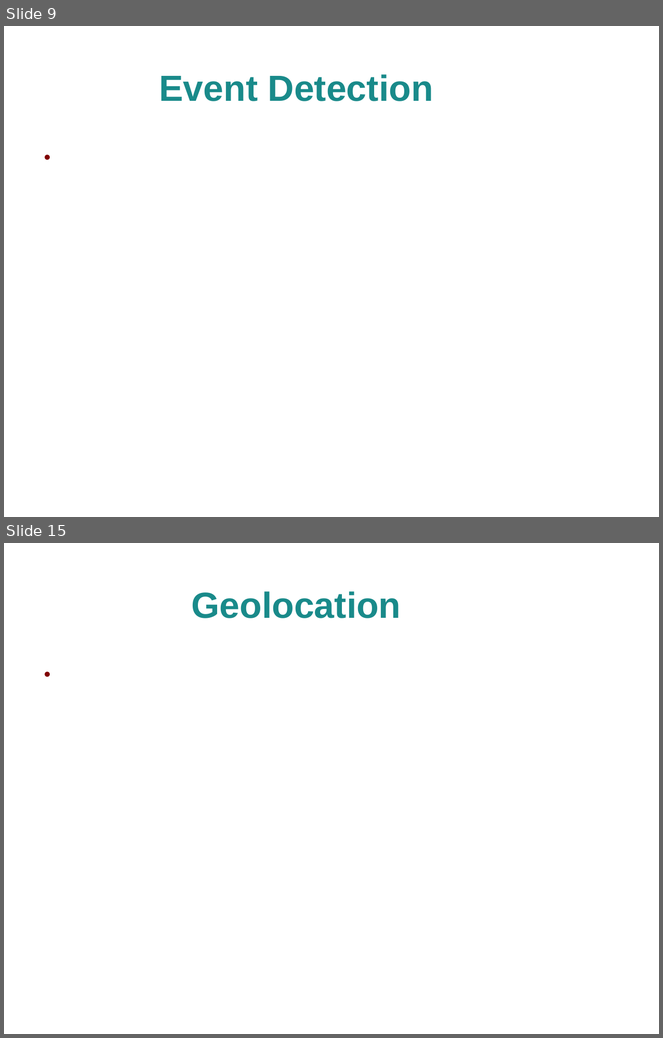
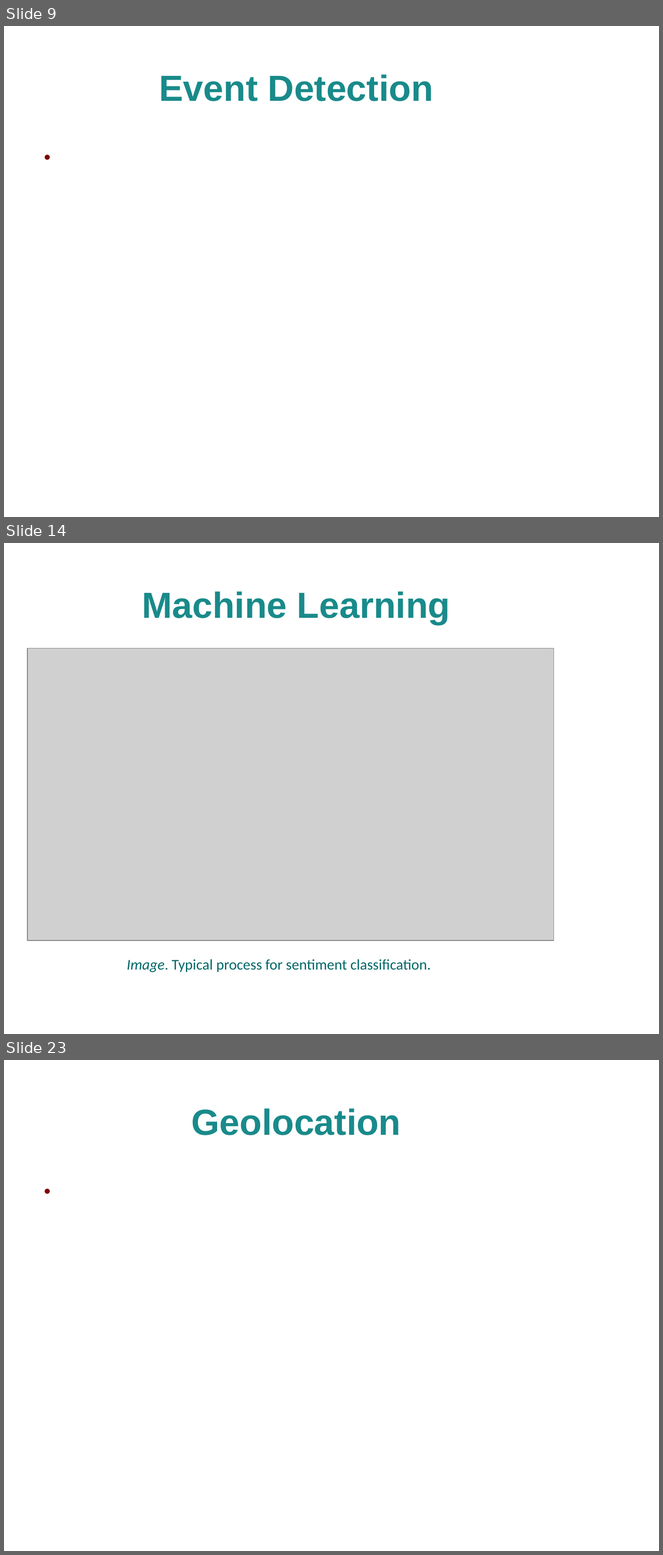
Before and after one commit to alextsil/twitter-topic-detection-and-analysis, a slide deck: parousiasi/presentation.odp. Shown one above the other, each under a label of ours: slides 9 and 15 before the commit, slides 9, 14 and 23 after it; the slides between them are not shown. The pictures are 663x1038 and 663x1555 pixels, drawn with LibreOffice and Linux fonts; fonts in the diff are those of the drawing; grey boxes stand for pictures; background and template pictures are left out. Boxes give left, top, right and bottom in pixels: in the first picture for what was removed or moved away, otherwise in the second. Text is boxed around its words. In the diff, an @@ line names an element or a change of style, - is before the commit and + after.

Commit message:
added sentiment slides

```diff
--- a/parousiasi/presentation.odp
+++ b/parousiasi/presentation.odp
@@ slide 14 added at box(4, 543, 659, 1034), background picture (left out) @@
@@ title added at box(142, 591, 451, 625), 44 pt, text #198A8A, bold @@
+Machine Learning
@@ picture added at box(27, 648, 554, 941) @@
@@ text added at box(127, 960, 431, 973), 18 pt, text #006666 @@
+Image. Typical process for sentiment classification.
@@ what was slide 15 is now slide 23 @@
```
Also in this commit, not shown: 1 slide changed, 12 other slides added, 5 slides removed.
